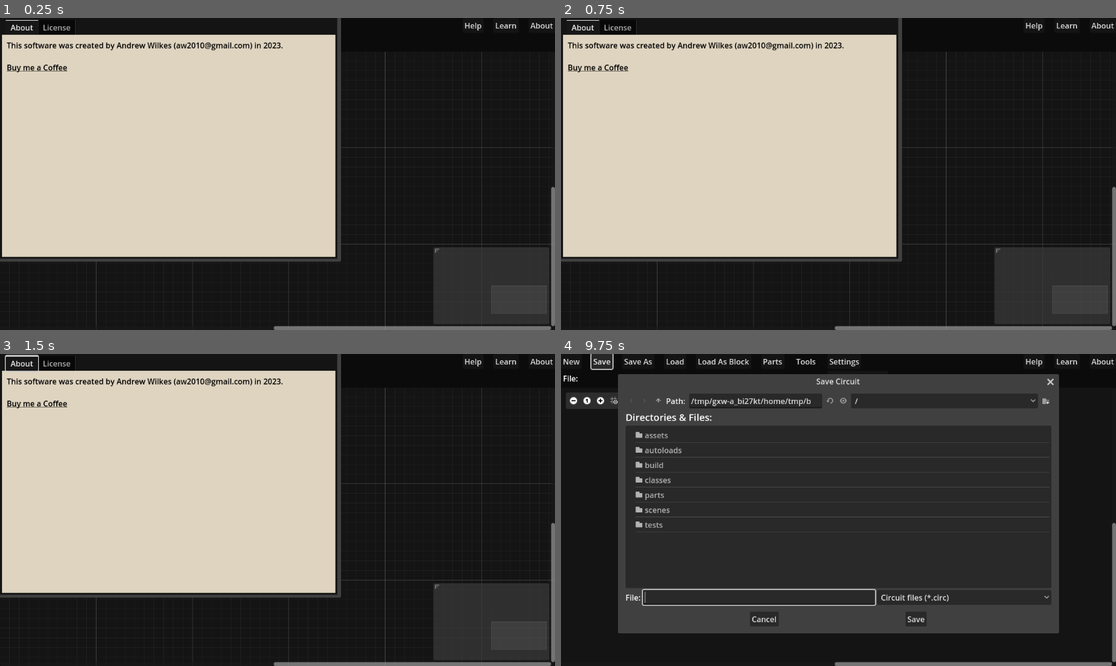
Above: before the commit, frames 1-4 (two rows, left to right).
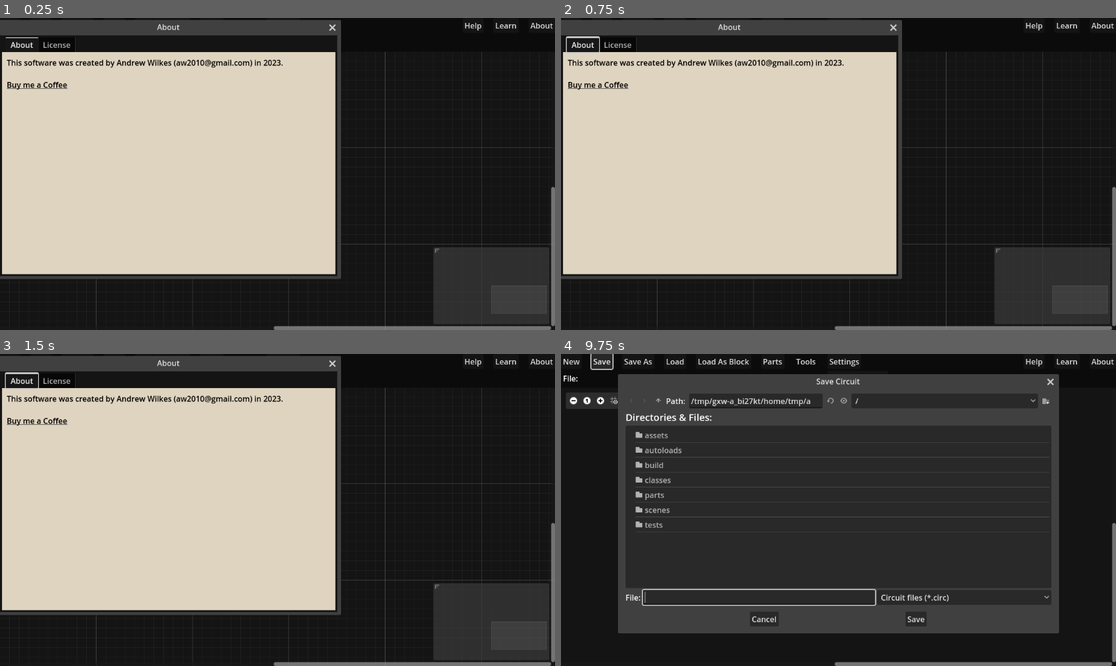
Above: after the commit, the same moments.

Repository: andrew-wilkes/logic-simulator-2
Game: Godot game, scene res://main.tscn
Two runs of this game, one before a commit and one after it. Both use one fixed random seed, a clock stepped at 60 frames per second and the inputs below.
Inputs (mouse positions are in pixels of both pictures, inside the frame that each line leads up to):
- Up to frame 1 (0.25 s): no input
- Up to frame 2 (0.75 s): click (855, 42) at 0.52 s; type "Alex" at 0.6 s
- Up to frame 3 (1.5 s): click "New" at 1.25 s
- Up to frame 4 (9.75 s): click "New" at 2 s; click "Parts" at 2.75 s; click "Tools" at 3.5 s; click "Learn" at 4.25 s; click (572, 400) at 5 s; click (599, 400) at 5.75 s; click (616, 400) at 6.5 s; click (627, 400) at 7.25 s; click (672, 400) at 8 s; click (688, 400) at 8.75 s; click "Save" at 9.5 s

The runs differ from the first frame. In frame 1, 11% of the frame differs, in the area x 0-62%, y 0-84%; in frame 2, 11%; in frame 3, 11%; in frame 4, less than 0.1%.

Commit message:
Start coding disassembler

Diff:
--- a/src/autoloads/global.gd
+++ b/src/autoloads/global.gd
@@ -50,13 +50,22 @@
 	var words = []
 	var lines = hack.replace("\r", "\n").split("\n", false)
 	for num in lines:
-		var x = 0
-		if num.is_valid_int():
-			for idx in num.length():
-				x *= 2
-				x += int(num[idx])
+		var x = binary_to_int(num)
 		words.append(x)
 	return words
+
+
+func binary_to_int(num: String, negate = false):
+	var x = 0
+	if num.is_valid_int():
+		for idx in num.length():
+			x *= 2
+			x += int(num[idx])
+	if negate and x > 0x7fff: # negative?
+		x = ~x + 1
+		x &= 0xffff
+		x = -x
+	return x
 
 
 func notify_user(msg):
--- a/src/classes/test_circuit.gd
+++ b/src/classes/test_circuit.gd
@@ -96,7 +96,7 @@
 		"set":
 			# Apply input levels and values to the parts
 			var pin_name = task[1]
-			var value = get_int_from_string(task[2], false)
+			var value = get_int_from_string(task[2])
 			pin_states[pin_name] = 0
 			if inputs.has(pin_name):
 				pin_states[pin_name] = value
@@ -448,21 +448,14 @@
 	return value
 
 
-func get_int_from_string(s, negate = true):
+func get_int_from_string(s):
 	var x = 0
 	if s[0] == "%":
 		if s.length() > 2:
 			var num = s.right(-2)
 			match s[1]:
 				"B":
-					if num.is_valid_int():
-						for idx in num.length():
-							x *= 2
-							x += int(num[idx])
-					if negate and x > 0x7fff: # negative?
-						x = ~x + 1
-						x &= 0xffff
-						x = -x
+					x = G.binary_to_int(num, true)
 				"X":
 					if num.is_valid_hex_number():
 						x = num.hex_to_int()
--- a/src/main.gd
+++ b/src/main.gd
@@ -11,6 +11,7 @@
 	%ToolsButton.get_popup().add_item("Number parts")
 	%ToolsButton.get_popup().add_item("Test circuit")
 	%ToolsButton.get_popup().add_item("Load HDL circuit")
+	%ToolsButton.get_popup().add_item("Disassembler")
 	%ToolsButton.get_popup().index_pressed.connect(tool_action)
 	schematic.changed.connect(set_current_file_color)
 	schematic.title_changed.connect(%Title.set_text)
@@ -41,7 +42,12 @@
 			else:
 				$LoadHDL.current_dir = G.settings.test_dir
 			$LoadHDL.popup_centered()
-
+		3:
+			if G.settings.test_dir.is_empty():
+				$LoadHack.current_dir = G.settings.last_dir
+			else:
+				$LoadHack.current_dir = G.settings.test_dir
+			$LoadHack.popup_centered()
 
 #region File Code
 func _on_save_button_pressed():
@@ -232,3 +238,11 @@
 func _on_load_hdl_file_selected(path):
 	set_current_file("")
 	schematic.create_circuit_from_hdl(path)
+
+
+func _on_load_hack_file_selected(path):
+	var file = FileAccess.open(path, FileAccess.READ)
+	if not file:
+		G.warn_user("Error opening file: " + path)
+	else:
+		var _code = file.get_as_text()
--- a/src/main.tscn
+++ b/src/main.tscn
@@ -145,6 +145,14 @@
 access = 2
 filters = PackedStringArray("*.hdl ; HDL files")
 
+[node name="LoadHack" type="FileDialog" parent="."]
+title = "Open a File"
+size = Vector2i(900, 500)
+ok_button_text = "Open"
+file_mode = 0
+access = 2
+filters = PackedStringArray("*.hack ; Hack files")
+
 [node name="SaveDialog" type="FileDialog" parent="."]
 title = "Save Circuit"
 size = Vector2i(900, 500)
@@ -203,6 +211,7 @@
 
 [node name="AboutPanel" type="PopupPanel" parent="."]
 title = "About"
+position = Vector2i(0, 36)
 size = Vector2i(700, 500)
 visible = true
 unresizable = false
@@ -229,5 +238,7 @@
 [connection signal="file_selected" from="LoadDialog" to="." method="_on_file_dialog_file_selected"]
 [connection signal="canceled" from="LoadHDL" to="." method="_on_load_dialog_canceled"]
 [connection signal="file_selected" from="LoadHDL" to="." method="_on_load_hdl_file_selected"]
+[connection signal="canceled" from="LoadHack" to="." method="_on_load_dialog_canceled"]
+[connection signal="file_selected" from="LoadHack" to="." method="_on_load_hack_file_selected"]
 [connection signal="canceled" from="SaveDialog" to="." method="_on_save_dialog_canceled"]
 [connection signal="file_selected" from="SaveDialog" to="." method="_on_file_dialog_file_selected"]
--- /dev/null
+++ b/src/scenes/disassembler.gd
@@ -0,0 +1,36 @@
+extends MarginContainer
+
+class_name Disassembler
+
+var symbols = {}
+var next_symbol = 97 # a
+
+const COMPS = { 0b0101010: "0", 0b0111111: "1", 0b0111010: "-1", 0b0001100: "D", 0b0110000: "A",
+	0b0001101: "!D", 0b0110001: "!A",0b0001111: "-D",0b0110011: "-A", 0b0011111: "D+1",
+	0b0110111: "A+1", 0b0001110: "D-1",0b0110010: "A-1", 0b0000010: "D+A", 0b0010011: "D-A",
+	0b0000111: "A-D", 0b0000000: "D&A", 0b0010101: "D|A", 0b1110000: "M", 0b1110001: "!M",
+	0b1110011: "-M", 0b1110111: "M+1", 0b1110010: "M-1", 0b1000010: "D+M",0b1010011: "D-M",
+	0b1000111: "M-D", 0b1000000: "D&M", 0b1010101: "D|M" }
+
+func run(hack):
+	var lines = PackedStringArray()
+	var words = G.hack_to_array_of_int(hack)
+	for word in words:
+		if word < 0x8000:
+			# A-instruction
+			lines.append("@%-16d // 0x%04x" % [word, word])
+			symbols[word] = char(next_symbol)
+			next_symbol += 1
+		else:
+			# C-instruction
+			var dest = (word & 0x38) >> 3
+			var cinst = [ "", "M", "D", "MD", "A", "AM", "AD", "AMD" ][dest]
+			if dest > 0:
+				cinst += "="
+			var comp = (word & 0x1fc0) >> 6
+			cinst += COMPS.get(comp, "???")
+			var jump = word & 3
+			if jump > 0:
+				cinst += ";" + [ "", "JGT", "JEQ", "JGE", "JLT", "JNE", "JLE", "JMP" ][jump]
+			lines.append("%s" % [cinst])
+	return lines[0]
--- /dev/null
+++ b/src/scenes/disassembler.tscn
@@ -0,0 +1,21 @@
+[gd_scene load_steps=2 format=3 uid="uid://dmdfonpbxn18g"]
+
+[ext_resource type="Script" path="res://scenes/disassembler.gd" id="1_0r4nm"]
+
+[node name="Disassembler" type="MarginContainer"]
+anchors_preset = 15
+anchor_right = 1.0
+anchor_bottom = 1.0
+grow_horizontal = 2
+grow_vertical = 2
+theme_override_constants/margin_left = 10
+theme_override_constants/margin_top = 10
+theme_override_constants/margin_right = 10
+theme_override_constants/margin_bottom = 10
+script = ExtResource("1_0r4nm")
+
+[node name="SC" type="ScrollContainer" parent="."]
+layout_mode = 2
+
+[node name="Code" type="Label" parent="SC"]
+layout_mode = 2
--- /dev/null
+++ b/src/tests/scenes/disassembler_test.gd
@@ -0,0 +1,18 @@
+# GdUnit generated TestSuite
+class_name DisassemblerTest
+extends GdUnitTestSuite
+@warning_ignore('unused_parameter')
+@warning_ignore('return_value_discarded')
+
+# TestSuite generated from
+const __source = 'res://scenes/disassembler.gd'
+
+
+func test_run() -> void:
+	var d = Disassembler.new()
+	var hack = "0000000000001100"
+	assert_str(d.run(hack)).is_equal("@12               // 0x000c")
+	assert_object(d.symbols).is_equal({ 12: "a" })
+	hack = "1110110000010000"
+	assert_str(d.run(hack)).is_equal("D=A")
+	d.free()
